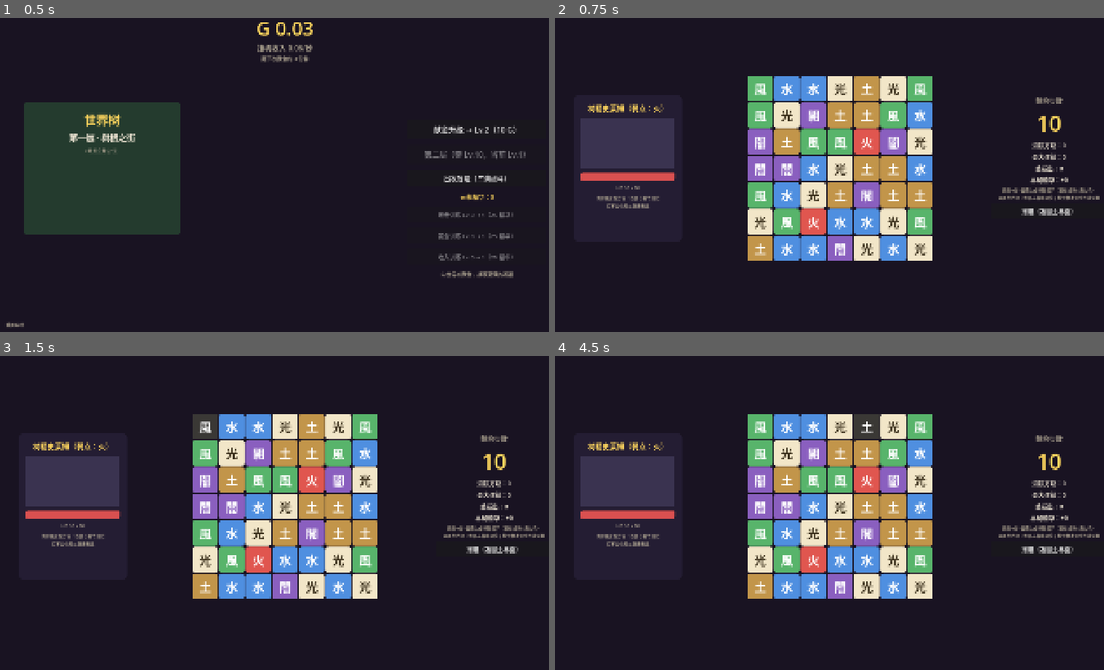
Above: before the commit, frames 1-4 (two rows, left to right).
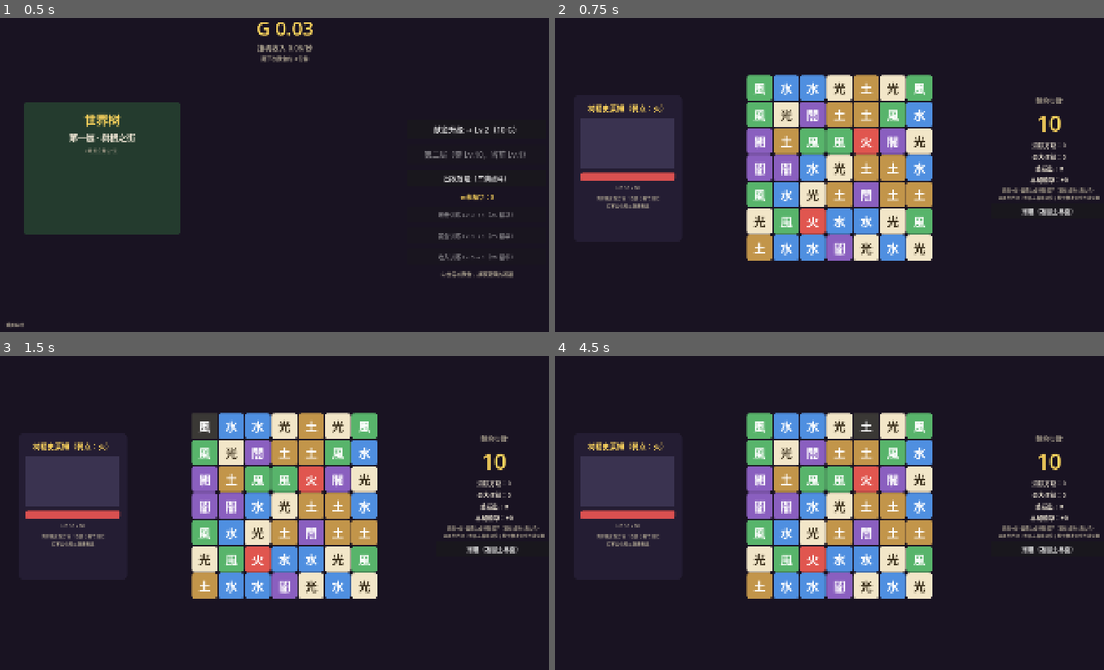
Above: after the commit, the same moments.

Repository: MengUkal/--Idle-simulation-management-self-test
Game: Godot game, scene res://scenes/main/main.tscn
Same seed, same stepped clock (60 frames per second), same inputs: the game is played once before the commit and once after it.
Inputs:
- Up to frame 1 (0.5 s): no input
- Up to frame 2 (0.75 s): click "出发冒险（三消战斗）" at 0.5 s
- Up to frame 3 (1.5 s): click "風" at 1.25 s
- Up to frame 4 (4.5 s): click "水" at 2 s; click "水" at 2.75 s; click "光" at 3.5 s; click "土" at 4.25 s

Frame 1 is identical in both runs. In frame 2, 5.0% of the frame differs, in the area x 34-69%, y 18-78%; in frame 3, 5.0%; in frame 4, 5.0%.

Commit message:
feat: match-3 animation system (swap/clear/fall/refill/shake)
- board moved from GridContainer to manual layout so buttons can tween
- valid swap: buttons glide to each other's slots (0.12s), invalid: nudge & bounce back
- cleared tiles flash + shrink-out; damage number floats on enemy
- gravity: moved buttons tween from their origin cells, refills drop in from above
- chains >= 2: board shake feedback
- input locked while animating (_busy), ~0.5s per move
- board reports gravity moves/refills per swap for motion replay
- verified via staged in-game screenshots (swap/clear phases)

Diff:
--- a/scenes/battle/battle.gd
+++ b/scenes/battle/battle.gd
@@ -10,6 +10,7 @@
 const COL_DIM := Color("a89f8d")
 const COL_PANEL := Color("241d33")
 const TILE := 84.0
+const STEP := 88.0  # TILE + 间距
 
 var board: Match3Board
 var monster: Dictionary = {}
@@ -45,6 +46,9 @@
 var _toast_tween: Tween
 var _bird_sb: StyleBoxFlat
 var _special_style_cache := {}
+var board_layer: Control
+var _busy := false
+var _pending_result := 0  # 0 无 / 1 胜利 / 2 失败（动画结束后再弹结算）
 
 
 func _process(delta: float) -> void:
@@ -75,17 +79,24 @@
 		_debug_capture.call_deferred()
 
 
-## 【诊断工具】自动生成特效并截屏（-- --capture-debug 触发）
+## 【诊断工具】自动生成特效、自动走一步并分段截屏（-- --capture-debug 触发）
 func _debug_capture() -> void:
 	await get_tree().process_frame
 	debug_spawn_random_special()
 	debug_spawn_random_special()
 	debug_spawn_random_special()
 	await get_tree().process_frame
-	await RenderingServer.frame_post_draw
-	var img := get_viewport().get_texture().get_image()
-	img.save_png("F:/放置测试/挂机放置增量rpg/tests/capture.png")
-	print("[capture] saved")
+	var mv := board.find_any_move()
+	print("[capture] move=", mv)
+	if mv.size() == 2:
+		_try_move(mv[0], mv[1])
+	var plan := [[0.06, "cap_swap"], [0.22, "cap_clear"], [0.4, "cap_fall"], [0.95, "cap_done"]]
+	for step in plan:
+		await get_tree().create_timer(step[0]).timeout
+		await RenderingServer.frame_post_draw
+		var img := get_viewport().get_texture().get_image()
+		img.save_png("F:/放置测试/挂机放置增量rpg/tests/%s.png" % step[1])
+		print("[capture] %s saved" % step[1])
 	get_tree().quit()
 
 
@@ -148,24 +159,25 @@
 
 
 func _build_board() -> void:
+	# 手动布局（非容器）：位移动画需要自由控制子节点位置
 	var center := CenterContainer.new()
 	center.set_anchors_preset(Control.PRESET_FULL_RECT)
 	add_child(center)
-	var grid_box := GridContainer.new()
-	grid_box.columns = Balance.BOARD_SIZE
-	grid_box.add_theme_constant_override("h_separation", 4)
-	grid_box.add_theme_constant_override("v_separation", 4)
-	center.add_child(grid_box)
+	board_layer = Control.new()
+	var board_px := Balance.BOARD_SIZE * STEP
+	board_layer.custom_minimum_size = Vector2(board_px, board_px)
+	center.add_child(board_layer)
 	tiles.clear()
 	for r in Balance.BOARD_SIZE:
 		var row := []
 		for c in Balance.BOARD_SIZE:
 			var b := Button.new()
-			b.custom_minimum_size = Vector2(TILE, TILE)
+			b.position = _cell_pos(Vector2i(c, r))
+			b.size = Vector2(TILE, TILE)
 			b.add_theme_font_size_override("font_size", 40)
 			b.focus_mode = Control.FOCUS_NONE
 			b.pressed.connect(_on_tile_pressed.bind(Vector2i(c, r)))
-			grid_box.add_child(b)
+			board_layer.add_child(b)
 			row.append(b)
 		tiles.append(row)
 
@@ -281,7 +293,7 @@
 # ---------- 交互 ----------
 
 func _on_tile_pressed(cell: Vector2i) -> void:
-	if steps_left <= 0 or defeated:
+	if _busy or steps_left <= 0 or defeated:
 		return
 	if selected == Vector2i(-1, -1):
 		selected = cell
@@ -296,22 +308,47 @@
 
 
 func _try_move(a: Vector2i, b: Vector2i) -> void:
+	if _busy:
+		return
 	var report := board.try_swap(a, b)
 	if not report.get("ok", false):
-		return  # 无效交换：棋盘已自动还原，静默忽略
+		_busy = true
+		await _anim_invalid_swap(a, b)  # 无效交换：来回摆动作反馈
+		_busy = false
+		return
+	_busy = true
 	var spawned: Array = report.get("spawned", [])
 	if spawned.size() > 0:
 		_show_toast("生成特殊棋子！")
+	# 1) 交换补间
+	await _anim_swap_move(a, b)
 	steps_left -= 1
 	total_cleared += (report["cleared"] as Array).size()
 	max_chain = maxi(max_chain, int(report["chains"]))
 	_apply_damage(report["waves"])
-	if board.ensure_playable():
-		_show_toast("无可行交换，棋盘已重洗")
-	if steps_left <= 0 and not defeated:
-		_show_result(false)
+	var reshuffled := board.ensure_playable()
+	if defeated:
+		_pending_result = 1
+	elif steps_left <= 0:
+		_pending_result = 2
+	# 2) 消除：闪白 + 缩小消失
+	await _anim_clear(report["cleared"])
+	# 3) 重力下落 + 补牌空降
+	_refresh_board()
+	_apply_motion_targets(report)
+	if int(report["chains"]) >= 2:
+		_shake_board()
+	await _anim_settle()
 	_refresh_board()
 	_refresh_hud()
+	# 4) 结算弹窗
+	if _pending_result == 1:
+		_show_result(true)
+	elif _pending_result == 2:
+		_show_result(false)
+	elif reshuffled:
+		_show_toast("无可行交换，棋盘已重洗")
+	_busy = false
 
 
 func _apply_damage(waves: Array) -> void:
@@ -347,7 +384,7 @@
 	var bounty := int(ceil(int(monster["bounty"]) * Balance.train_multiplier(GameState.bounty_line)))
 	GameState.add_money(float(bounty))
 	GameState.set_meta("last_bounty", bounty)
-	_show_result(true)
+	_pending_result = 1  # 结果弹窗在动画结束后弹出
 
 
 func _on_retreat_pressed() -> void:
@@ -434,6 +471,107 @@
 	return sb
 
 
+# ---------- 动画 ----------
+
+func _cell_pos(cell: Vector2i) -> Vector2:
+	return Vector2(cell.x * STEP, cell.y * STEP)
+
+
+## 有效交换：两钮互换位置（数据已交换，动画结束后按格刷新文字）
+func _anim_swap_move(a: Vector2i, b: Vector2i) -> void:
+	var ba: Button = tiles[a.y][a.x]
+	var bb: Button = tiles[b.y][b.x]
+	var pa := _cell_pos(a)
+	var pb := _cell_pos(b)
+	var tw := create_tween().set_parallel(true)
+	tw.tween_property(ba, "position", pb, 0.12).set_trans(Tween.TRANS_SINE).set_ease(Tween.EASE_OUT)
+	tw.tween_property(bb, "position", pa, 0.12).set_trans(Tween.TRANS_SINE).set_ease(Tween.EASE_OUT)
+	await tw.finished
+	ba.position = pa
+	bb.position = pb
+
+
+## 无效交换：走到一半弹回
+func _anim_invalid_swap(a: Vector2i, b: Vector2i) -> void:
+	var ba: Button = tiles[a.y][a.x]
+	var bb: Button = tiles[b.y][b.x]
+	var pa := _cell_pos(a)
+	var pb := _cell_pos(b)
+	var mid := (_cell_pos(a) + _cell_pos(b)) * 0.5
+	var tw1 := create_tween().set_parallel(true)
+	tw1.tween_property(ba, "position", mid, 0.07)
+	tw1.tween_property(bb, "position", mid, 0.07)
+	await tw1.finished
+	var tw2 := create_tween().set_parallel(true)
+	tw2.tween_property(ba, "position", pa, 0.09)
+	tw2.tween_property(bb, "position", pb, 0.09)
+	await tw2.finished
+
+
+## 消除：闪白 + 向心缩小消失
+func _anim_clear(cleared: Array) -> void:
+	if cleared.is_empty():
+		return
+	var tw := create_tween().set_parallel(true)
+	for e in cleared:
+		var cell: Vector2i = e
+		var btn: Button = tiles[cell.y][cell.x]
+		btn.pivot_offset = btn.size / 2.0
+		btn.z_index = 10
+		tw.tween_property(btn, "scale", Vector2(0.05, 0.05), 0.16).set_trans(Tween.TRANS_BACK).set_ease(Tween.EASE_IN)
+		tw.parallel().tween_property(btn, "modulate:a", 0.15, 0.16)
+	await tw.finished
+	for e in cleared:
+		var cell: Vector2i = e
+		var btn: Button = tiles[cell.y][cell.x]
+		btn.scale = Vector2.ONE
+		btn.modulate = Color.WHITE
+		btn.z_index = 0
+
+
+## 按重力记录设置下落/补牌的起始位置
+func _apply_motion_targets(report: Dictionary) -> void:
+	var drop_from := {}
+	for mv in report["moves"]:
+		var to: Vector2i = mv["to"]
+		if not drop_from.has(to):
+			drop_from[to] = mv["from"]
+	for to: Vector2i in drop_from.keys():
+		var btn: Button = tiles[to.y][to.x]
+		btn.position = _cell_pos(drop_from[to])
+	for cell: Vector2i in report["refills"]:
+		var btn: Button = tiles[cell.y][cell.x]
+		btn.position = _cell_pos(cell) + Vector2(0, -STEP * 1.35)
+
+
+## 所有偏位的按钮滑回棋盘格（下落/补牌的收尾）
+func _anim_settle() -> void:
+	var tw := create_tween().set_parallel(true)
+	var moved := false
+	for r in Balance.BOARD_SIZE:
+		for c in Balance.BOARD_SIZE:
+			var btn: Button = tiles[r][c]
+			var target := _cell_pos(Vector2i(c, r))
+			if btn.position.distance_to(target) > 1.0:
+				tw.tween_property(btn, "position", target, 0.2).set_trans(Tween.TRANS_QUAD).set_ease(Tween.EASE_OUT)
+				moved = true
+	if moved:
+		await tw.finished
+	for r in Balance.BOARD_SIZE:
+		for c in Balance.BOARD_SIZE:
+			tiles[r][c].position = _cell_pos(Vector2i(c, r))
+
+
+## 连锁 ≥2 时棋盘轻微震屏
+func _shake_board() -> void:
+	var origin := board_layer.position
+	var tw := create_tween()
+	for i in 3:
+		tw.tween_property(board_layer, "position", origin + Vector2(7, 0), 0.045)
+		tw.tween_property(board_layer, "position", origin - Vector2(7, 0), 0.045)
+	tw.tween_property(board_layer, "position", origin, 0.045)
+
+
 func _refresh_hud() -> void:
 	_steps_label.text = str(steps_left)
 	_stat_cleared.text = "消除方块：%d" % total_cleared
--- a/scripts/match3/match3_board.gd
+++ b/scripts/match3/match3_board.gd
@@ -24,6 +24,8 @@
 var specials: Array = []         # specials[行][列] = SPECIAL_*（与 grid 平行）
 var rng := RandomNumberGenerator.new()
 var spawned_last_move: Array = []  # 上一次交换生成的特效 [{cell, special}]（供 UI 提示）
+var last_moves: Array = []         # 本回合重力移动记录 [{from: Vector2i, to: Vector2i}]（供下落动画）
+var last_refills: Array = []       # 本回合补牌位置 [Vector2i]（供掉落动画）
 
 
 func _init(board_size: int = 7, element_kinds: int = 6) -> void:
@@ -145,6 +147,8 @@
 ## 普通+普通=颜色匹配（无消除则还原）。
 func try_swap(a: Vector2i, b: Vector2i) -> Dictionary:
 	spawned_last_move = []
+	last_moves = []
+	last_refills = []
 	if not are_adjacent(a, b):
 		return {"ok": false}
 	var sa := special_at(a.y, a.x)
@@ -213,6 +217,7 @@
 	return {
 		"ok": true, "cleared": total.keys(), "chains": waves.size(),
 		"waves": waves, "spawned": spawned_last_move.duplicate(),
+		"moves": last_moves.duplicate(), "refills": last_refills.duplicate(),
 	}
 
 
@@ -467,6 +472,7 @@
 			if grid[r][c] != EMPTY:
 				if write != r:
 					# 只有真正移动时才搬运并清源（静止的特效块标记不能被误清！）
+					last_moves.append({"from": Vector2i(c, r), "to": Vector2i(c, write)})
 					grid[write][c] = grid[r][c]
 					specials[write][c] = specials[r][c]
 					specials[r][c] = SPECIAL_NONE
@@ -474,6 +480,7 @@
 		for r in range(write, -1, -1):
 			grid[r][c] = rng.randi_range(0, kinds - 1)
 			specials[r][c] = SPECIAL_NONE
+			last_refills.append(Vector2i(c, r))
 
 
 ## 生成期检查：在 (r,c) 放 v 是否与左侧/上方构成三连（右侧下方尚未填充）。
Not shown, changed: .gitignore
